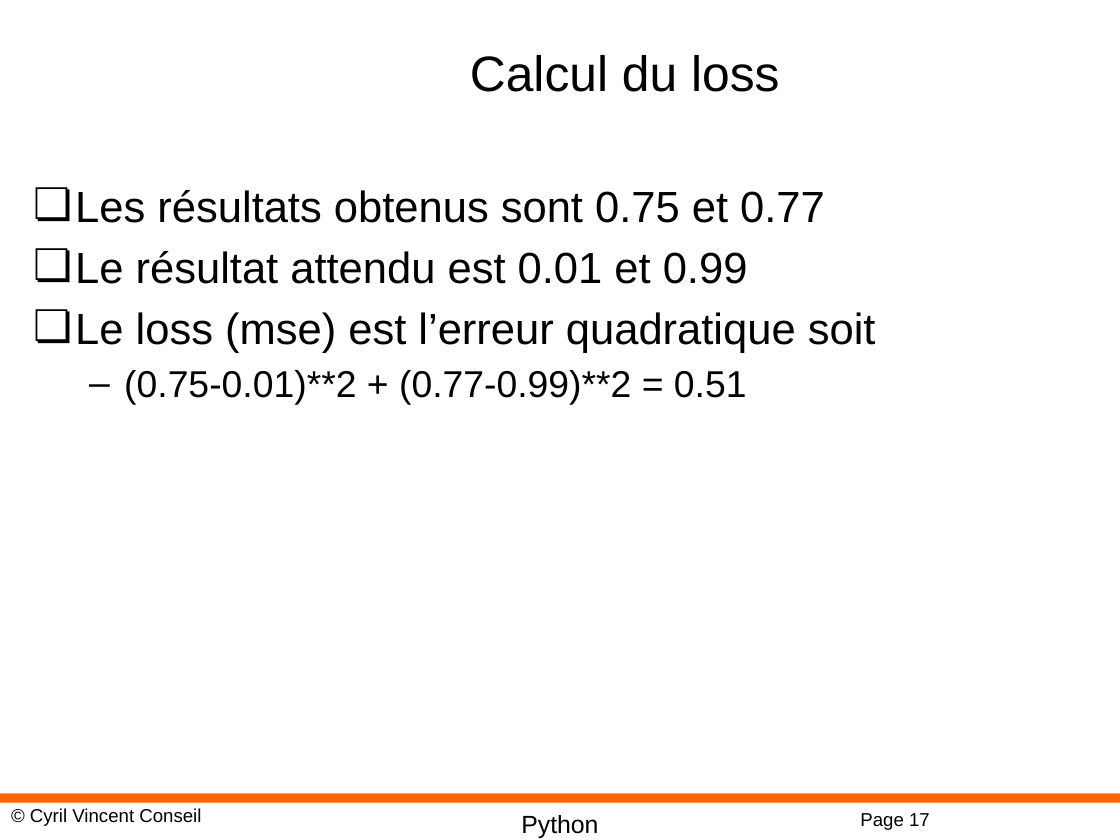
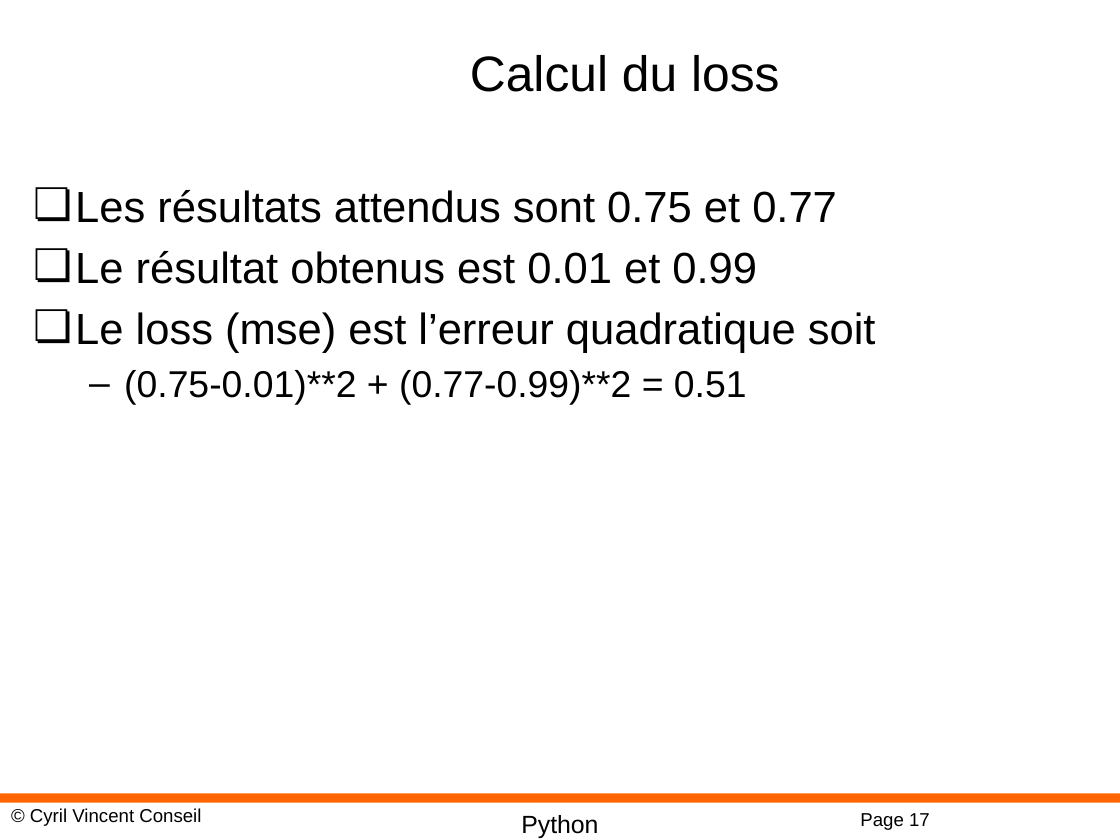
Before and after one commit to cyrilvincent/DL, a slide deck: slide 17 of PPT/DeepLearning08-MLP.pptx. Drawn at 1120x840 pixels with LibreOffice and Linux fonts; fonts in the diff are those of the drawing; background and template pictures are left out. Boxes give left, top, right and bottom in pixels: in the first picture for what was removed or moved away, otherwise in the second. Text is boxed around its words. In the diff, an @@ line names an element or a change of style, - is before the commit and + after.

```diff
--- a/PPT/DeepLearning08-MLP.pptx
+++ b/PPT/DeepLearning08-MLP.pptx
@@ text at bbox=[75, 190, 837, 284]: text changed @@
-❏ Les résultats obtenus sont 0.75 et 0.77
-❏ Le résultat attendu est 0.01 et 0.99
+❏ Les résultats attendus sont 0.75 et 0.77
+❏ Le résultat obtenus est 0.01 et 0.99
```
Also in this commit, not shown: 2 other slides changed, 8 other files.
